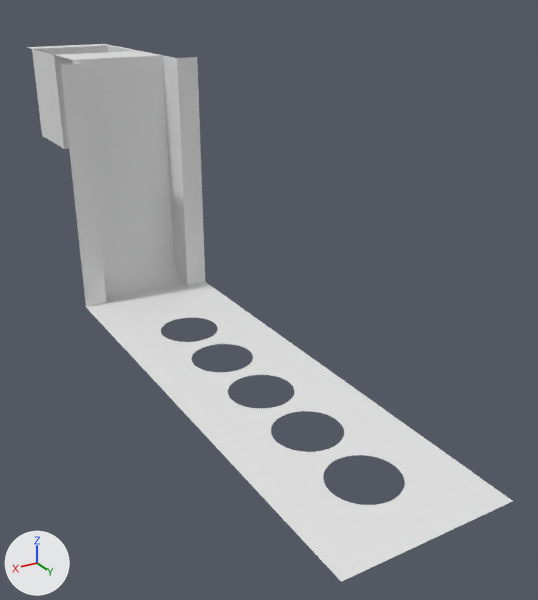
Renders of the Blender file assets/models/env/canals/act1_main_level.blend from each side of a commit.
Rendered twice from a 50 mm camera at (393.0, 673.0, 453.0) aimed at (-59.0, -80.0, 76.0). Every picture has the same lights, and +X, +Y and +Z are marked at lower left.

In view in the first picture: 'floor-col'.
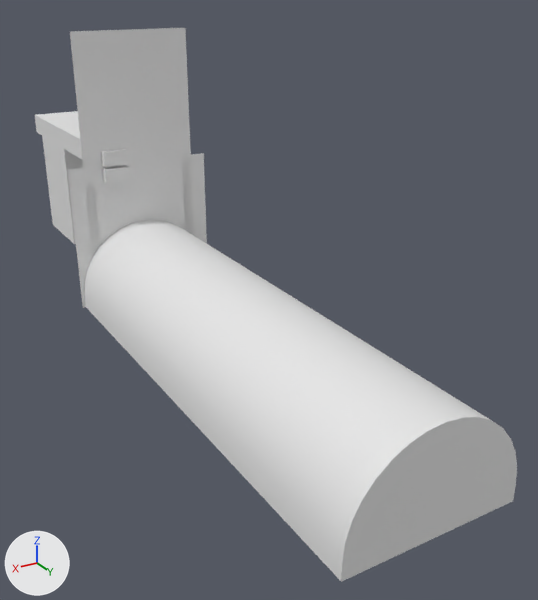
Commit message: Modelling first area of act one

What differs and where, as boxes [x1, y1, x2, y2] in the pictures (538 x 600 px; the box of a moved part takes in the faces that stretch with it):
'roof-col', added
    after: [70, 28, 517, 582]
'floor-col', reshaped
    before: [27, 44, 512, 582]
    after: [35, 68, 207, 308]
part 1 of me_bottom_plane, moved or reshaped
    before: [27, 44, 450, 532]
    after: [35, 68, 207, 308]
part 2 of me_bottom_plane, shading changed
    before: [97, 256, 512, 582]

The change, as a list of edits to the scene's bpy script:
```text
Change me_bottom_plane:
    used by ob_floor_col; location = (0.0, 0.0, 0.0)
    remove me_bottom_plane.from_pydata(...)  # 787 vertices, 618 faces; spans x -100.0..100.0, y -649.0..300.0, z 0.0..350.0
    add me_bottom_plane.from_pydata(...)  # 813 vertices, 651 faces; spans x -105.0..105.0, y -649.0..300.0, z 0.0..352.0
    me_bottom_plane part 1: 157 vertices moved from x -40.0..40.0, y -240.0..240.0, z 0.0 to x -42.0..42.0, y -242.0..242.0, z 0.0; 160 vertices removed from x -100.0..100.0, y -649.0..200.0, z 0.0..350.0; 186 vertices added at x -105.0..105.0, y -649.0..130.0, z 0.0..352.0
    me_bottom_plane part 2: 439 kept faces spanning x -100.0..100.0, y -400.0..300.0, z 0.0..35.0 are now shaded smooth
Add me_roofmesh:
    me_roofmesh.from_pydata(...)  # 109 vertices, 92 faces; spans x -100.0..100.0, y -350.0..300.0, z 0.0..390.0
    me_roofmesh.polygons.foreach_set('use_smooth', [True] * 92)
Add ob_roof_col:
    ob_roof_col = bpy.data.objects.new('roof-col', me_roofmesh)
    ob_roof_col.location = (0.0, 0.0, 0.0)
    _m = ob_roof_col.modifiers.new('EdgeSplit', 'EDGE_SPLIT')
```
